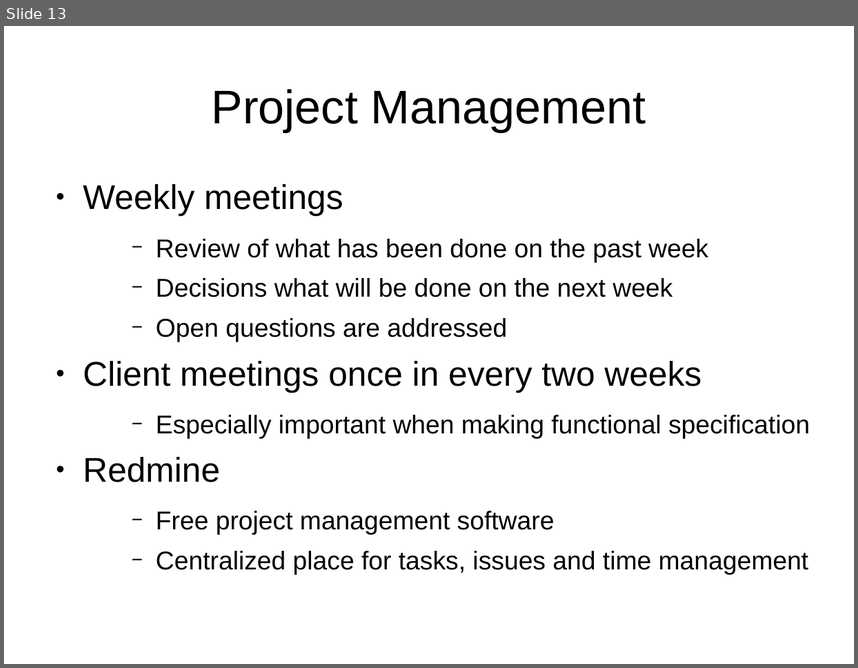
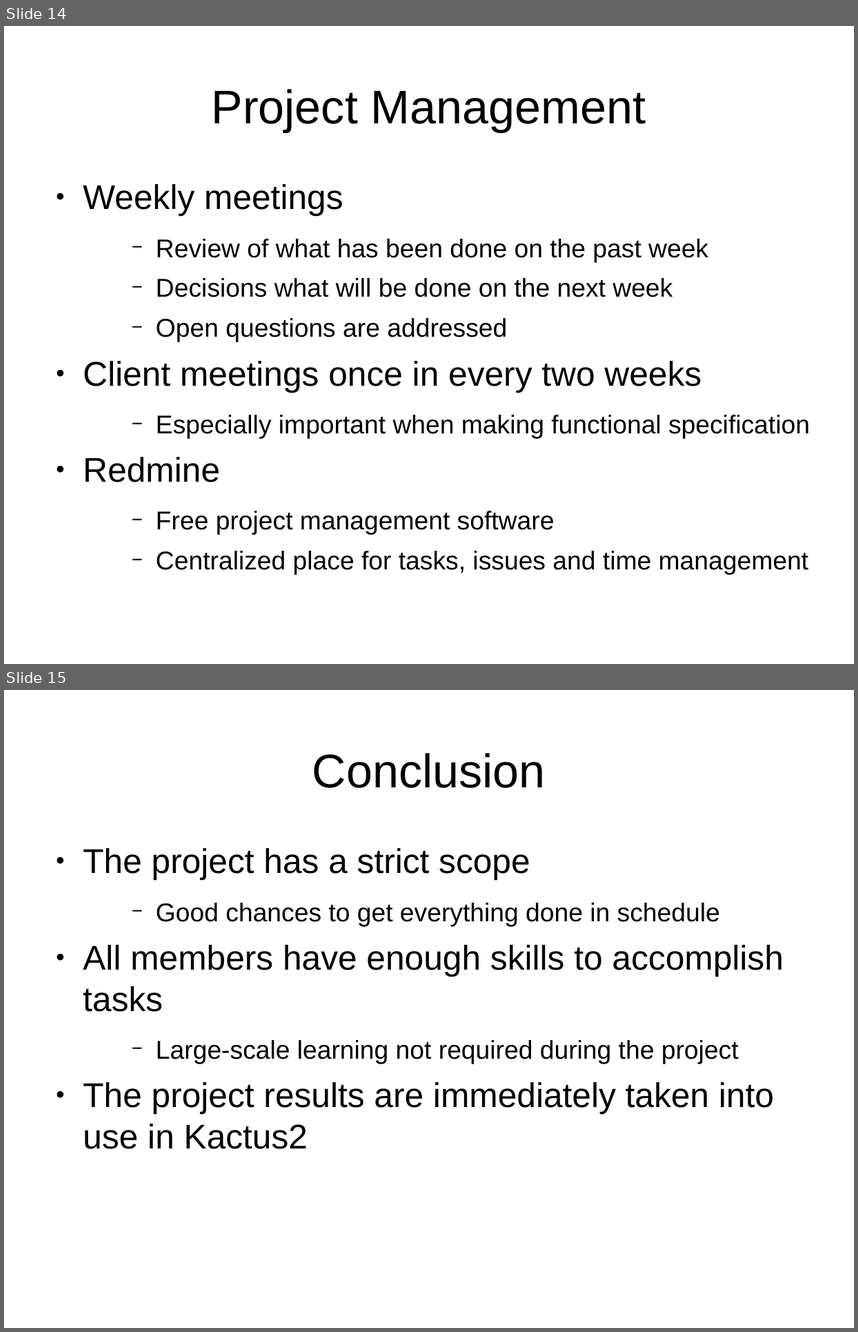
Before and after one commit to darwinbeing/kactus2all, a slide deck: Administrative/Project Plan Slides.odp. Shown one above the other, each under a label of ours: slide 13 before the commit, slides 14 and 15 after it. The pictures are 858x668 and 858x1332 pixels, drawn with LibreOffice and Linux fonts; fonts in the diff are those of the drawing. Boxes give left, top, right and bottom in pixels: in the first picture for what was removed or moved away, otherwise in the second. Text is boxed around its words. In the diff, an @@ line names an element or a change of style, - is before the commit and + after.

Commit message:
Updated the project plan slides.

```diff
--- a/Administrative/Project Plan Slides.odp
+++ b/Administrative/Project Plan Slides.odp
@@ slide 15 added at (4, 690, 854, 1328), background #FFFFFF @@
@@ title added at (312, 753, 546, 788), 44 pt, text #000000 @@
+Conclusion
@@ text added at (83, 848, 783, 1149), 32 pt, text #000000 @@
+● The project has a strict scope
+    − Good chances to get everything done in schedule
+● All members have enough skills to accomplish tasks
+    − Large-scale learning not required during the project
+● The project results are immediately taken into use in Kactus2
@@ what was slide 13 is now slide 14 @@
```
Also in this commit, not shown: 3 slides changed, 1 other slide added, 1 slide removed.
